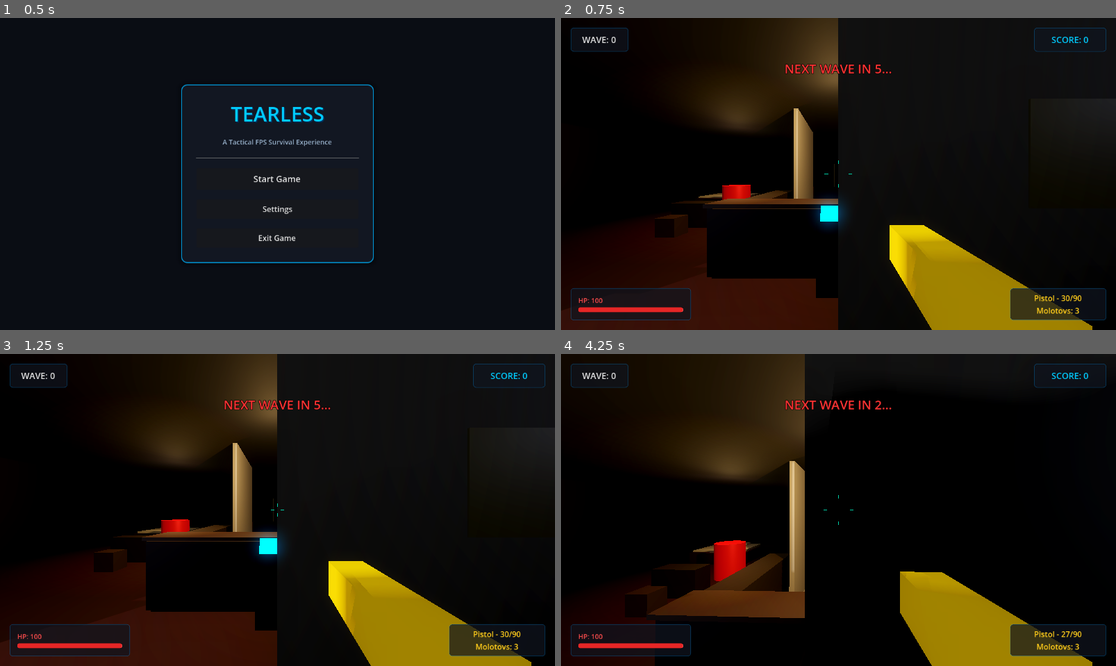
Above: before the commit, frames 1-4 (two rows, left to right).
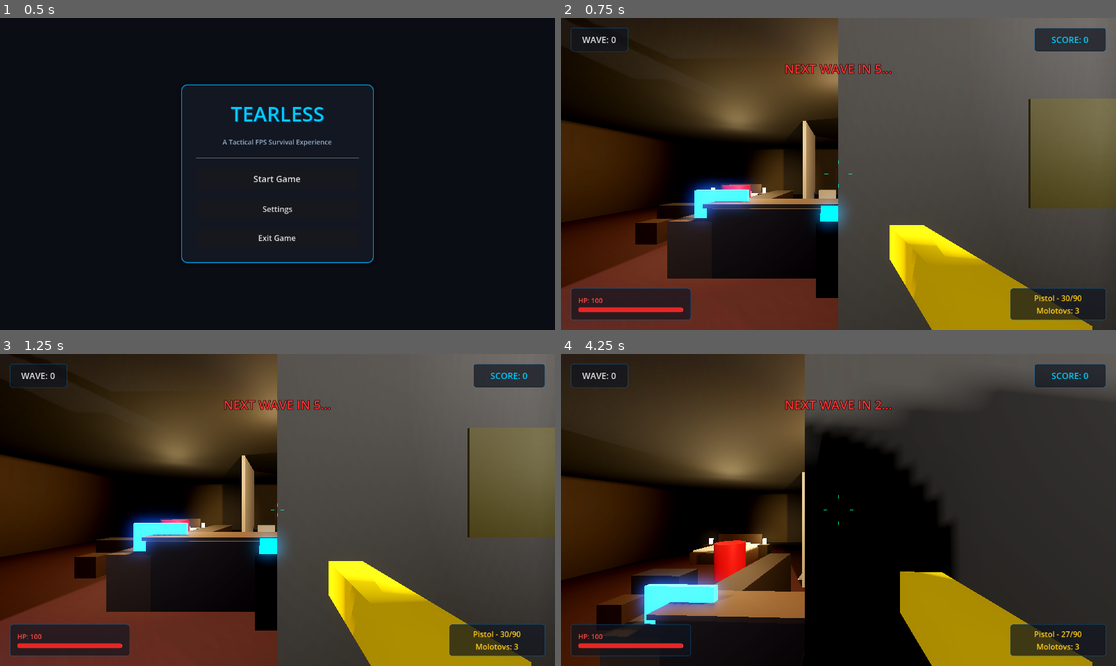
Above: after the commit, the same moments.

Repository: anhluong447/tearless
Game: Godot game, scene res://scenes/main_menu.tscn
Two runs of this game, one before a commit and one after it. Both use one fixed random seed, a clock stepped at 60 frames per second and the inputs below.
Inputs (mouse positions are in pixels of both pictures, inside the frame that each line leads up to):
- Up to frame 1 (0.5 s): no input
- Up to frame 2 (0.75 s): click "Start Game" at 0.5 s
- Up to frame 3 (1.25 s): no input
- Up to frame 4 (4.25 s): tap Enter at 1.25 s; move the mouse to (866, 510) at 1.27 s; hold Right mouse button (ads) 1.28-2.03 s; hold W (move_forward) from 1.28 s (still down); click (866, 510) at 1.42 s; tap Space (jump) at 1.52, 2.27, 3.5, 3.77 s; move the mouse to (810, 510) at 2.02 s; click (810, 510) at 2.1 s; move the mouse to (849, 503) at 2.77 s; tap Mouse wheel down (swap_next) at 2.85 s; move the mouse to (832, 516) at 3.52 s; tap Mouse wheel up (swap_prev) at 3.6 s; click (832, 516) at 3.67 s

Frame 1 is identical in both runs. In frame 2, 76% of the frame differs, in the area x 0-100%, y 0-100%; in frame 3, 77%; in frame 4, 62%.

Commit message:
Hotel polish pass 2

Diff:
--- a/scenes/main.tscn
+++ b/scenes/main.tscn
@@ -8,18 +8,18 @@
 
 [sub_resource type="Environment" id="Environment_1"]
 background_mode = 1
-background_color = Color(0.01, 0.01, 0.015, 1)
+background_color = Color(0.02, 0.02, 0.03, 1)
 ambient_light_source = 2
-ambient_light_color = Color(0.02, 0.02, 0.03, 1)
-ambient_light_energy = 0.3
+ambient_light_color = Color(0.08, 0.07, 0.09, 1)
+ambient_light_energy = 0.6
 tonemap_mode = 2
-tonemap_exposure = 0.9
+tonemap_exposure = 1.1
 glow_enabled = true
-glow_intensity = 0.6
-glow_bloom = 0.15
+glow_intensity = 0.5
+glow_bloom = 0.1
 fog_enabled = true
-fog_light_color = Color(0.03, 0.035, 0.05, 1)
-fog_density = 0.04
+fog_light_color = Color(0.04, 0.04, 0.06, 1)
+fog_density = 0.015
 fog_sky_affect = 0.0
 
 [sub_resource type="NavigationMesh" id="NavigationMesh_1"]
@@ -29,8 +29,8 @@
 
 [node name="DirectionalLight3D" type="DirectionalLight3D" parent="."]
 transform = Transform3D(0.5, -0.612372, 0.612372, 0, 0.707107, 0.707107, -0.866025, -0.353553, 0.353553, 0, 10, 0)
-light_color = Color(0.3, 0.4, 0.6, 1)
-light_energy = 0.08
+light_color = Color(0.4, 0.45, 0.65, 1)
+light_energy = 0.25
 shadow_enabled = true
 
 [node name="WorldEnvironment" type="WorldEnvironment" parent="."]
--- a/scripts/hotel_builder.gd
+++ b/scripts/hotel_builder.gd
@@ -129,6 +129,7 @@
 func build_rooms_north() -> void:
 	var room_centers_x = [-26.0, -15.0, -4.0, 9.0, 22.0]
 	var room_width = 8.0
+	var lamp_mat = _mat_emissive(Color(1,0.9,0.6), Color(1,0.85,0.5), 3.0)
 	for i in range(room_centers_x.size()):
 		var cx = room_centers_x[i]
 		var cz = -8.0
@@ -136,27 +137,47 @@
 		# Room divider walls (between rooms)
 		if i < room_centers_x.size() - 1:
 			var wall_x = (room_centers_x[i] + room_centers_x[i + 1]) / 2.0
-			_box(self, rm_name + "_DivW", Vector3(wall_x, 1.75, cz), Vector3(0.15, 3.5, 13), mat_wall_accent)
+			_box(self, rm_name + "_DivW", Vector3(wall_x, 1.75, cz), Vector3(0.15, 3.5, 13.6), mat_wall_accent)
 		# Furniture: Bed
 		_box(self, rm_name + "_BedFrame", Vector3(cx - 1.5, 0.25, cz - 2.5), Vector3(2.4, 0.5, 2.0), mat_wood)
 		_box(self, rm_name + "_Sheet", Vector3(cx - 1.5, 0.55, cz - 2.5), Vector3(2.2, 0.08, 1.8), mat_bed_sheet, false)
 		_box(self, rm_name + "_Pillow", Vector3(cx - 1.5, 0.62, cz - 3.2), Vector3(1.2, 0.12, 0.4), mat_bed_pillow, false)
-		# Nightstand
-		_box(self, rm_name + "_Nightstand", Vector3(cx + 0.2, 0.3, cz - 3.2), Vector3(0.5, 0.6, 0.5), mat_wood_dark)
-		# Dresser
-		_box(self, rm_name + "_Dresser", Vector3(cx + 2.0, 0.45, cz - 4.0), Vector3(1.2, 0.9, 0.6), mat_wood)
-		# TV on dresser
+		# Headboard
+		_box(self, rm_name + "_Headboard", Vector3(cx - 1.5, 0.7, cz - 3.5), Vector3(2.3, 0.8, 0.1), mat_wood_dark, false)
+		# Nightstands (both sides)
+		_box(self, rm_name + "_NightstandL", Vector3(cx - 2.9, 0.3, cz - 3.2), Vector3(0.5, 0.6, 0.5), mat_wood_dark)
+		_box(self, rm_name + "_NightstandR", Vector3(cx - 0.1, 0.3, cz - 3.2), Vector3(0.5, 0.6, 0.5), mat_wood_dark)
+		# Bedside lamps
+		_box(self, rm_name + "_LampL", Vector3(cx - 2.9, 0.75, cz - 3.2), Vector3(0.15, 0.3, 0.15), lamp_mat, false)
+		_box(self, rm_name + "_LampR", Vector3(cx - 0.1, 0.75, cz - 3.2), Vector3(0.15, 0.3, 0.15), lamp_mat, false)
+		# Bedside light source
+		var bl = OmniLight3D.new()
+		bl.name = rm_name + "_BedLight"
+		bl.light_color = Color(1.0, 0.85, 0.6)
+		bl.light_energy = 1.5
+		bl.omni_range = 5.0
+		bl.position = Vector3(cx - 0.1, 1.0, cz - 3.2)
+		add_child(bl)
+		# Dresser + TV
+		_box(self, rm_name + "_Dresser", Vector3(cx + 2.0, 0.45, cz + 4.5), Vector3(1.4, 0.9, 0.6), mat_wood)
 		var tv_mat = _mat_emissive(Color(0.1, 0.1, 0.15), Color(0.05, 0.3, 0.8), 3.0)
-		_box(self, rm_name + "_TV", Vector3(cx + 2.0, 1.1, cz - 4.0), Vector3(0.8, 0.5, 0.1), tv_mat, false)
-		# Bathroom partition wall
-		_box(self, rm_name + "_BathWall", Vector3(cx + 2.8, 1.75, cz + 0.5), Vector3(0.12, 3.5, 3.5), mat_tile)
-		# Bathroom floor tile
-		_box(self, rm_name + "_BathFloor", Vector3(cx + 3.2, 0.01, cz + 0.5), Vector3(1.5, 0.02, 3.5), mat_tile, false)
-		# Mirror
-		_box(self, rm_name + "_Mirror", Vector3(cx + 3.85, 1.6, cz + 0.5), Vector3(0.04, 0.8, 0.5), mat_mirror, false)
-		# Desk/chair near window
-		_box(self, rm_name + "_Desk", Vector3(cx - 0.5, 0.38, cz + 1.5), Vector3(1.2, 0.76, 0.6), mat_wood_dark)
-		_box(self, rm_name + "_Chair", Vector3(cx - 0.5, 0.25, cz + 2.5), Vector3(0.5, 0.5, 0.5), mat_wood)
+		_box(self, rm_name + "_TV", Vector3(cx + 2.0, 1.1, cz + 4.5), Vector3(0.9, 0.55, 0.08), tv_mat, false)
+		# Bathroom partition
+		_box(self, rm_name + "_BathWall", Vector3(cx + 2.8, 1.75, cz - 0.5), Vector3(0.12, 3.5, 2.8), mat_tile)
+		_box(self, rm_name + "_BathFloor", Vector3(cx + 3.2, 0.01, cz - 1.0), Vector3(1.5, 0.02, 2.5), mat_tile, false)
+		# Sink counter
+		_box(self, rm_name + "_Sink", Vector3(cx + 3.5, 0.45, cz - 1.5), Vector3(0.8, 0.9, 0.5), mat_tile)
+		# Mirror above sink
+		_box(self, rm_name + "_Mirror", Vector3(cx + 3.9, 1.5, cz - 1.5), Vector3(0.04, 0.7, 0.5), mat_mirror, false)
+		# Desk + chair
+		_box(self, rm_name + "_Desk", Vector3(cx - 0.5, 0.38, cz + 2.0), Vector3(1.2, 0.76, 0.6), mat_wood_dark)
+		_box(self, rm_name + "_Chair", Vector3(cx - 0.5, 0.25, cz + 3.0), Vector3(0.5, 0.5, 0.5), mat_wood)
+		# Baseboard north wall
+		_box(self, rm_name + "_BaseN", Vector3(cx, 0.06, cz - 6.9), Vector3(room_width, 0.12, 0.08), mat_wood_dark, false)
+		# Door frame
+		_box(self, rm_name + "_DoorL", Vector3(cx - 0.55, 1.2, -1.55), Vector3(0.1, 2.4, 0.15), mat_door, false)
+		_box(self, rm_name + "_DoorR", Vector3(cx + 0.55, 1.2, -1.55), Vector3(0.1, 2.4, 0.15), mat_door, false)
+		_box(self, rm_name + "_DoorTop", Vector3(cx, 2.45, -1.55), Vector3(1.2, 0.1, 0.15), mat_door, false)
 
 # ── SOUTH ROOMS (5 rooms) ──
 func build_rooms_south() -> void:
@@ -247,82 +268,82 @@
 
 # ── LIGHTING ──
 func build_lighting() -> void:
-	# Corridor lights — dim flickering fluorescents spaced every 10m
-	var corridor_light_x = [-25.0, -15.0, -5.0, 5.0, 15.0, 25.0]
-	for i in range(corridor_light_x.size()):
-		# Light tube mesh
+	# Corridor fluorescent lights every 6m (much denser)
+	var tube_mat = _mat_emissive(Color(0.95, 0.95, 1.0), Color(0.9, 0.9, 1.0), 3.0)
+	var cx_lights = [-28.0, -22.0, -16.0, -10.0, -4.0, 2.0, 8.0, 14.0, 20.0, 26.0]
+	for i in range(cx_lights.size()):
 		var tube = MeshInstance3D.new()
-		tube.name = "LightTube_%d" % i
+		tube.name = "Tube_%d" % i
 		var bm = BoxMesh.new()
 		bm.size = Vector3(1.4, 0.06, 0.06)
 		tube.mesh = bm
-		var tube_mat = _mat_emissive(Color(0.9, 0.9, 1.0), Color(0.85, 0.85, 1.0), 2.5)
 		tube.material_override = tube_mat
-		tube.position = Vector3(corridor_light_x[i], 3.4, 0)
+		tube.position = Vector3(cx_lights[i], 3.4, 0)
 		add_child(tube)
-		# Every other light is dimmer / broken
-		var energy = 1.5 if i % 2 == 0 else 0.4
+		var energy = 2.5 if i % 3 != 2 else 0.6  # 1 in 3 is flickering/dim
 		var omni = OmniLight3D.new()
-		omni.name = "CorridorLight_%d" % i
-		omni.light_color = Color(0.8, 0.85, 1.0)
+		omni.name = "CL_%d" % i
+		omni.light_color = Color(0.85, 0.88, 1.0)
 		omni.light_energy = energy
-		omni.omni_range = 9.0
+		omni.omni_range = 8.0
 		omni.shadow_enabled = true
-		omni.position = Vector3(corridor_light_x[i], 3.2, 0)
+		omni.position = Vector3(cx_lights[i], 3.2, 0)
 		add_child(omni)
-
-	# Emergency red light at elevator lobby
-	var emergency = OmniLight3D.new()
-	emergency.name = "EmergencyRed"
-	emergency.light_color = Color(1, 0.03, 0.03)
-	emergency.light_energy = 3.0
-	emergency.omni_range = 8.0
-	emergency.shadow_enabled = true
-	emergency.position = Vector3(33, 2.8, 0)
-	add_child(emergency)
-
-	# Emergency exit sign (emissive mesh)
-	var exit_sign_mat = _mat_emissive(Color(0.9, 0.05, 0.05), Color(0.9, 0.05, 0.05), 6.0)
-	_box(self, "ExitSign", Vector3(31, 2.8, 0), Vector3(0.6, 0.25, 0.06), exit_sign_mat, false)
-
-	# Stairwell dim green emergency light
-	var stair_light = OmniLight3D.new()
-	stair_light.name = "StairLight"
-	stair_light.light_color = Color(0.1, 0.8, 0.15)
-	stair_light.light_energy = 1.5
-	stair_light.omni_range = 6.0
-	stair_light.shadow_enabled = true
-	stair_light.position = Vector3(-33, 2.8, 0)
-	add_child(stair_light)
-
-	# Room lights — some rooms have warm glow, others are dark
-	var lit_rooms_n = [-26.0, -4.0, 22.0]
-	for x in lit_rooms_n:
+	# Emergency red at elevator
+	var em = OmniLight3D.new()
+	em.name = "EmRed"
+	em.light_color = Color(1, 0.03, 0.03)
+	em.light_energy = 3.5
+	em.omni_range = 9.0
+	em.shadow_enabled = true
+	em.position = Vector3(33, 2.8, 0)
+	add_child(em)
+	var esm = _mat_emissive(Color(0.9, 0.05, 0.05), Color(0.9, 0.05, 0.05), 6.0)
+	_box(self, "ExitSign", Vector3(31, 2.8, 0), Vector3(0.6, 0.25, 0.06), esm, false)
+	# Stairwell green
+	var sl = OmniLight3D.new()
+	sl.name = "StairGreen"
+	sl.light_color = Color(0.1, 0.8, 0.15)
+	sl.light_energy = 2.0
+	sl.omni_range = 7.0
+	sl.shadow_enabled = true
+	sl.position = Vector3(-33, 2.8, 0)
+	add_child(sl)
+	# ALL rooms get ceiling lights now
+	var all_rooms_n = [-26.0, -15.0, -4.0, 9.0, 22.0]
+	for x in all_rooms_n:
 		var rl = OmniLight3D.new()
-		rl.name = "RoomLightN_%d" % int(x)
-		rl.light_color = Color(1.0, 0.85, 0.6)
-		rl.light_energy = 0.8
-		rl.omni_range = 6.0
+		rl.name = "RLN_%d" % int(x)
+		rl.light_color = Color(1.0, 0.88, 0.65)
+		rl.light_energy = 1.8
+		rl.omni_range = 7.0
 		rl.shadow_enabled = true
 		rl.position = Vector3(x, 2.8, -8)
 		add_child(rl)
-	var lit_rooms_s = [-15.0, 9.0]
-	for x in lit_rooms_s:
+	var all_rooms_s = [-26.0, -15.0, -4.0, 9.0, 22.0]
+	for x in all_rooms_s:
 		var rl = OmniLight3D.new()
-		rl.name = "RoomLightS_%d" % int(x)
-		rl.light_color = Color(1.0, 0.85, 0.6)
-		rl.light_energy = 0.8
-		rl.omni_range = 6.0
+		rl.name = "RLS_%d" % int(x)
+		rl.light_color = Color(1.0, 0.88, 0.65)
+		rl.light_energy = 1.8
+		rl.omni_range = 7.0
 		rl.shadow_enabled = true
 		rl.position = Vector3(x, 2.8, 8)
 		add_child(rl)
-
-	# Lobby warm chandelier
-	var lobby = OmniLight3D.new()
-	lobby.name = "LobbyLight"
-	lobby.light_color = Color(1.0, 0.8, 0.5)
-	lobby.light_energy = 2.5
-	lobby.omni_range = 12.0
-	lobby.shadow_enabled = true
-	lobby.position = Vector3(0, 3.0, -4)
-	add_child(lobby)
+	# Lobby chandelier
+	var lb = OmniLight3D.new()
+	lb.name = "LobbyMain"
+	lb.light_color = Color(1.0, 0.82, 0.55)
+	lb.light_energy = 3.5
+	lb.omni_range = 14.0
+	lb.shadow_enabled = true
+	lb.position = Vector3(0, 3.0, -4)
+	add_child(lb)
+	# Elevator lobby light
+	var elb = OmniLight3D.new()
+	elb.name = "ElevLobby"
+	elb.light_color = Color(0.9, 0.7, 0.5)
+	elb.light_energy = 2.0
+	elb.omni_range = 8.0
+	elb.position = Vector3(33, 2.8, -5)
+	add_child(elb)
Not shown, added: scripts/hotel_builder.gd.uid
